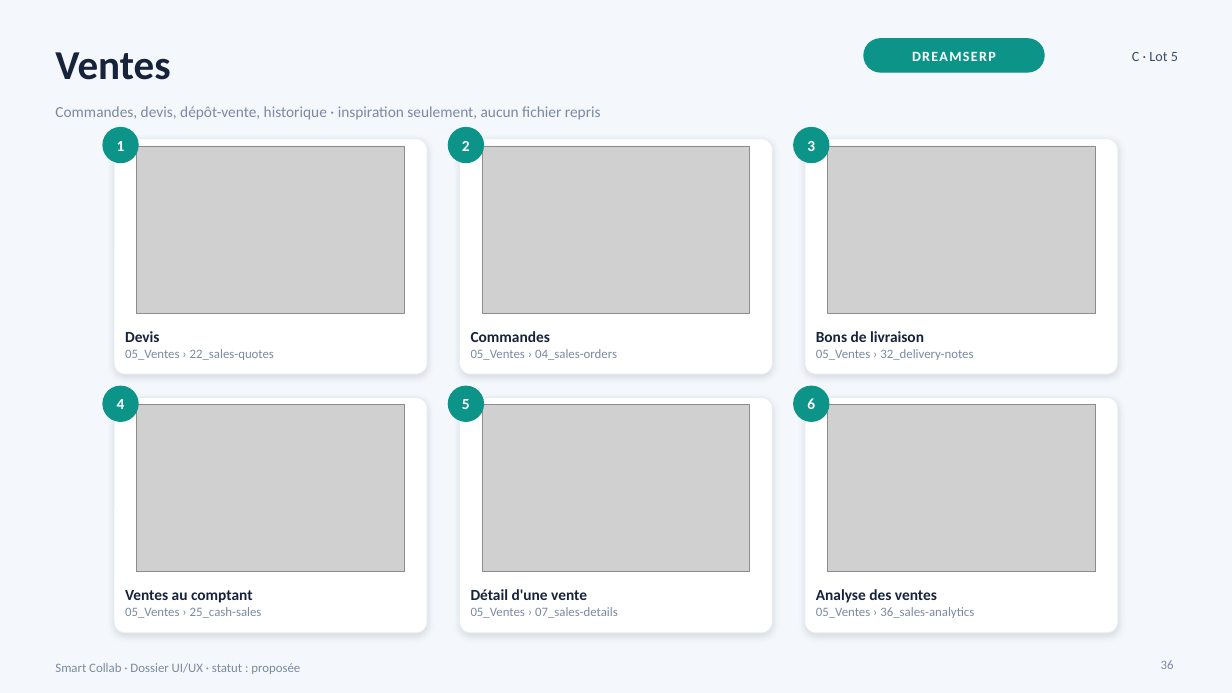
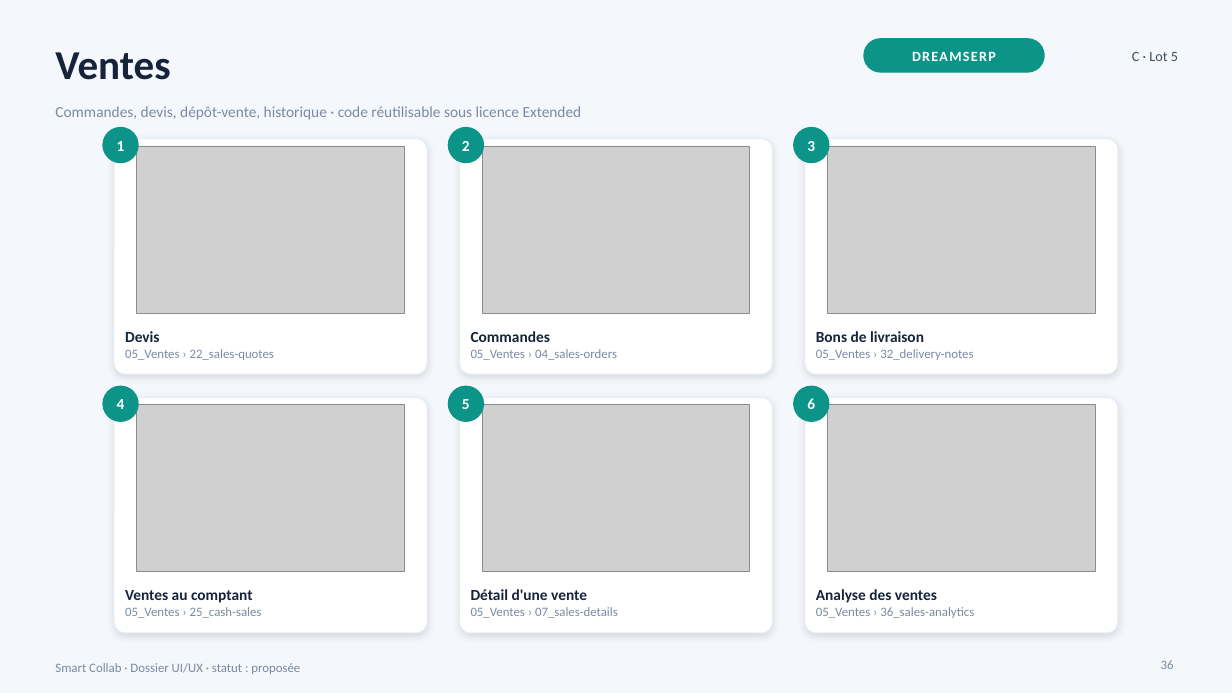
Before and after one commit to Sydney854/smart-collab, a slide deck: slide 36 of 05_UI_UX/DOSSIER_UI_UX_MODULES.pptx. Drawn at 1232x693 pixels with LibreOffice and Linux fonts; fonts in the diff are those of the drawing; grey boxes stand for pictures. Boxes give left, top, right and bottom in pixels: in the first picture for what was removed or moved away, otherwise in the second. Text is boxed around its words. In the diff, an @@ line names an element or a change of style, - is before the commit and + after.

```diff
--- a/05_UI_UX/DOSSIER_UI_UX_MODULES.pptx
+++ b/05_UI_UX/DOSSIER_UI_UX_MODULES.pptx
@@ text at bbox=[55, 106, 582, 120]: text changed @@
-Commandes, devis, dépôt-vente, historique · inspiration seulement, aucun fichier repris
+Commandes, devis, dépôt-vente, historique · code réutilisable sous licence Extended
```
Also in this commit, not shown: 37 other slides changed, 15 other files.
